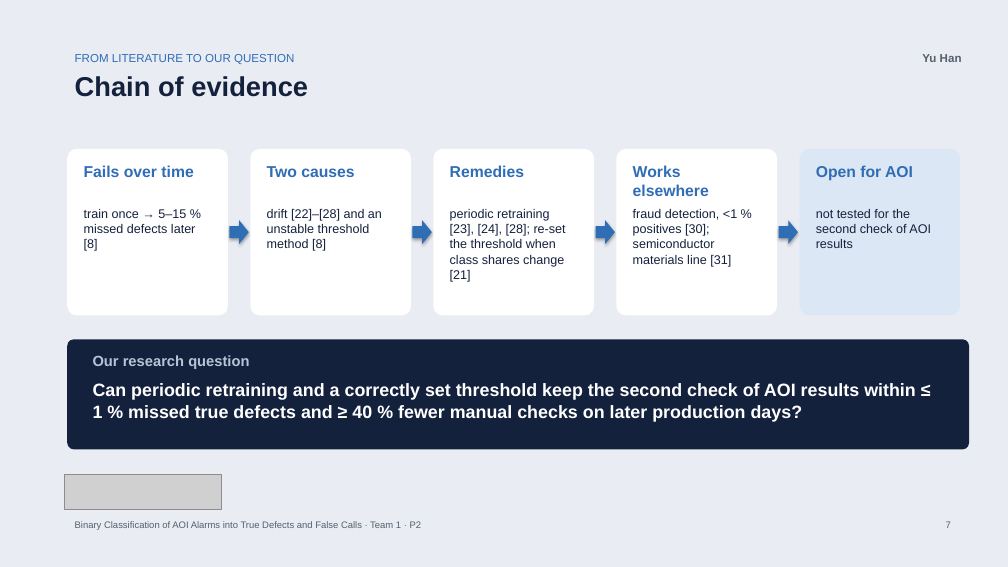
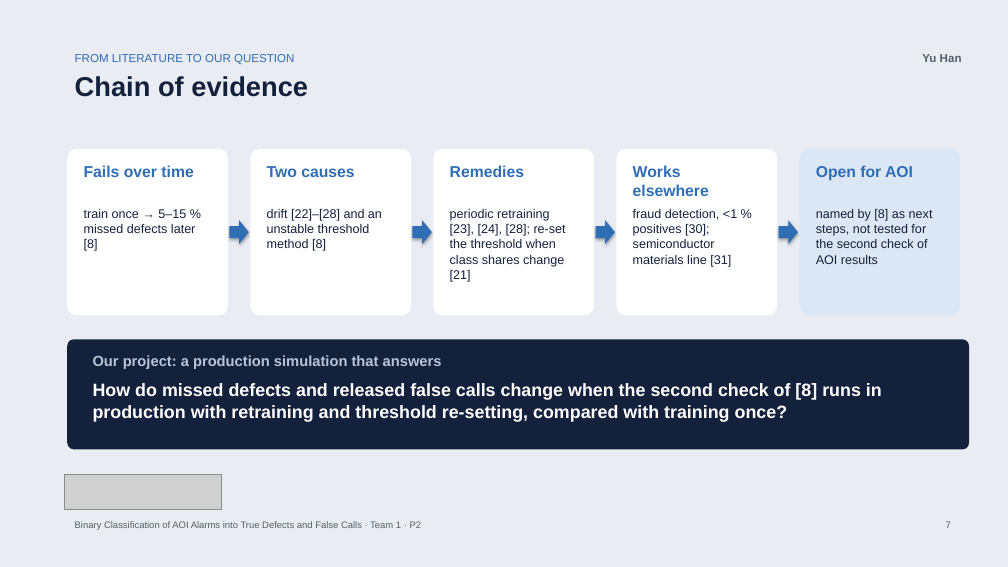
Before and after one commit to bodhi584/aoi-false-call-classification, a slide deck: slide 7 of docs/slides_p2.pptx. Drawn at 1008x567 pixels with LibreOffice and Linux fonts; fonts in the diff are those of the drawing; grey boxes stand for pictures. Boxes give left, top, right and bottom in pixels: in the first picture for what was removed or moved away, otherwise in the second. Text is boxed around its words. In the diff, an @@ line names an element or a change of style, - is before the commit and + after.

Commit message:
Frame the project as a production simulation with switches; targets of Pfab & Rothering as reference lines (#32, #36)

```diff
--- a/docs/slides_p2.pptx
+++ b/docs/slides_p2.pptx
@@ text at <box>816,209,933,264</box>: text changed @@
-not tested for the second check of AOI results
+named by [8] as next steps, not tested for the second check of AOI results
@@ text at <box>93,355,442,369</box>: text changed @@
-Our research question
+Our project: a production simulation that answers
@@ text at <box>93,382,882,422</box>: text changed @@
-Can periodic retraining and a correctly set threshold keep the second check of AOI results within ≤ 1 % missed true defects and ≥ 40 % fewer manual checks on later production days?
+How do missed defects and released false calls change when the second check of [8] runs in production with retraining and threshold re-setting, compared with training once?
```
Also in this commit, not shown: 5 other slides changed, 3 other files.
